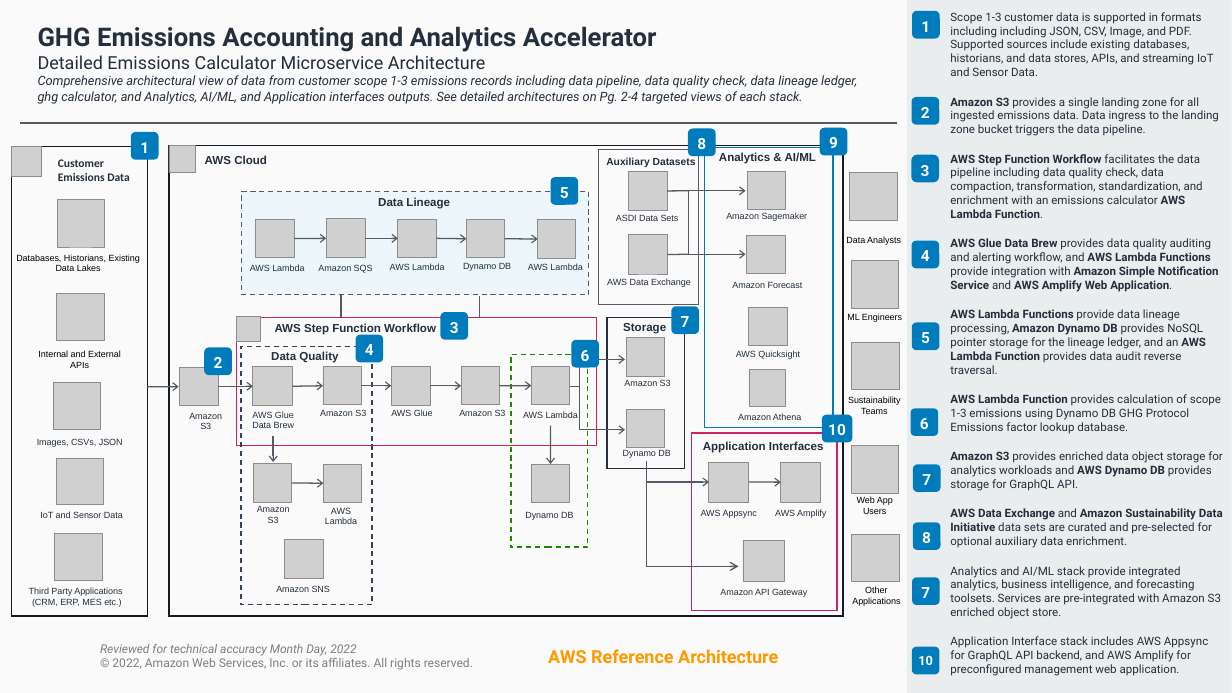
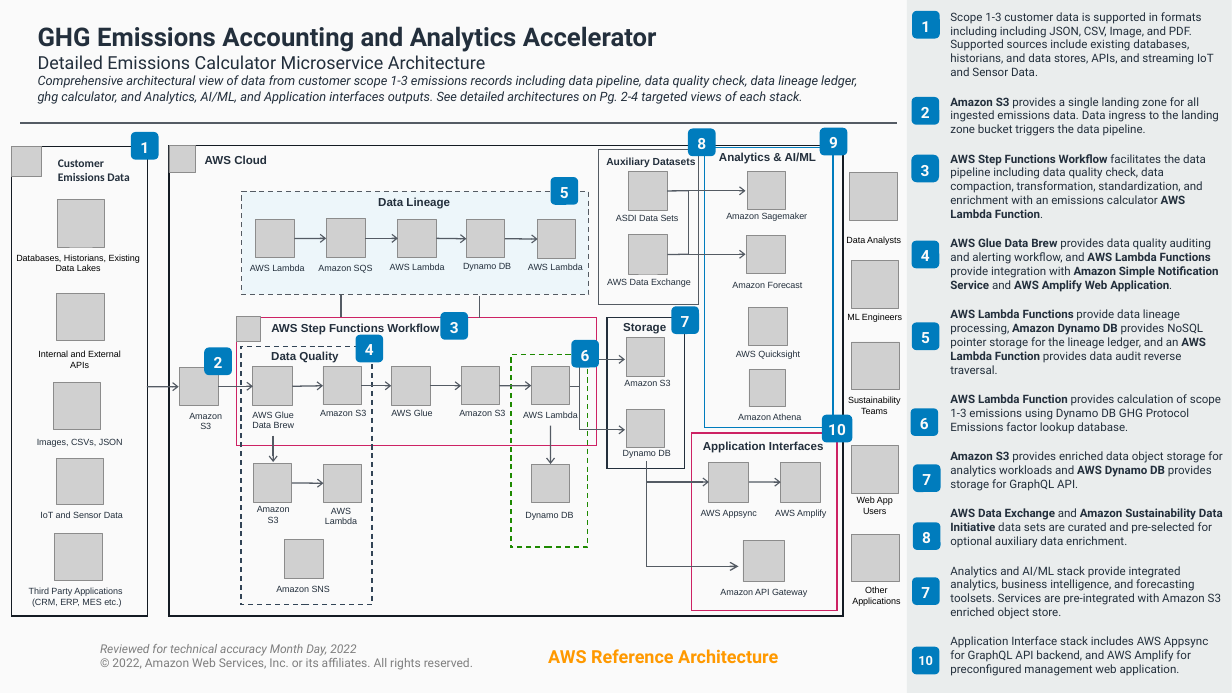
Before and after one commit to aws-solutions-library-samples/guidance-for-carbon-data-lake-on-aws, a slide deck: slide 4 of resources/architecture/carbonlake-solutions-architecture-diagram-v2-2022.pptx. Drawn at 1232x693 pixels with LibreOffice and Linux fonts; fonts in the diff are those of the drawing; grey boxes stand for pictures; background and template pictures are left out. Boxes give left, top, right and bottom in pixels: in the first picture for what was removed or moved away, otherwise in the second. Text is boxed around its words. In the diff, an @@ line names an element or a change of style, - is before the commit and + after.

```diff
--- a/resources/architecture/carbonlake-solutions-architecture-diagram-v2-2022.pptx
+++ b/resources/architecture/carbonlake-solutions-architecture-diagram-v2-2022.pptx
@@ text at box(950, 154, 1206, 218): text changed @@
-AWS Step Function Workflow facilitates the data pipeline including data quality check, data compaction, transformation, standardization, and enrichment with an emissions calculator AWS Lambda Function.
+AWS Step Functions Workflow facilitates the data pipeline including data quality check, data compaction, transformation, standardization, and enrichment with an emissions calculator AWS Lambda Function.
@@ text at box(271, 323, 439, 335): text changed @@
-AWS Step Function Workflow
+AWS Step Functions Workflow
```
Also in this commit, not shown: 6 other slides changed.
